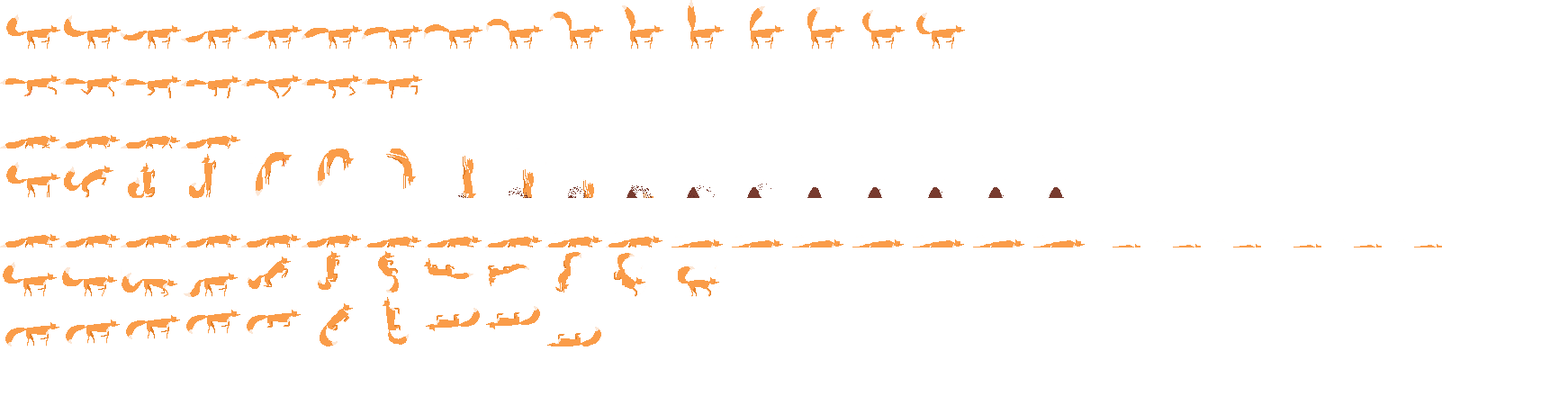
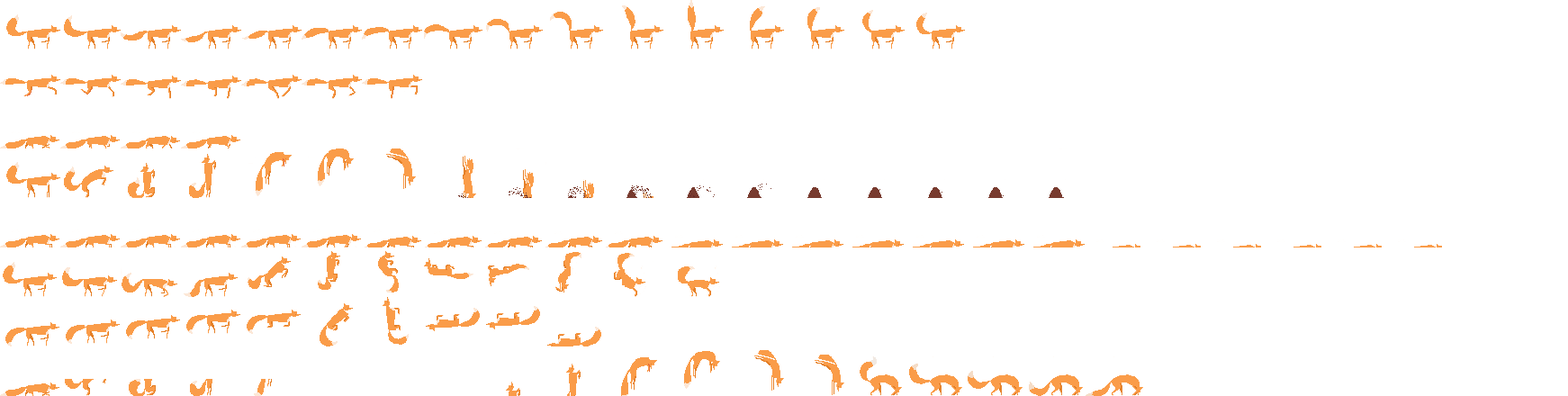
Layers edited between the first and the second 1568×396 image:
added group "Dig Down" with 21 layers above "BG" over [0, 350, 1144, 396]
added group "Above Ground" with 12 layers in group "Dig Down" over [505, 350, 1144, 396]
added layer "12" (5th of 5, in "Dig Down" › "Above Ground") in group "Above Ground" over [1085, 356, 1144, 396]
added layer "11" (5th of 5, in "Dig Down" › "Above Ground") in group "Above Ground" over [1028, 356, 1083, 396]
added layer "10" (6th of 6, in "Dig Down" › "Above Ground") in group "Above Ground" over [967, 356, 1023, 396]
added layer "9" (6th of 6, in "Dig Down" › "Above Ground") in group "Above Ground" over [909, 356, 963, 396]
added layer "8" (6th of 6, in "Dig Down" › "Above Ground") in group "Above Ground" over [859, 356, 902, 396]
added layer "7" (7th of 8, in "Dig Down" › "Above Ground") in group "Above Ground" over [814, 354, 845, 396]
added layer "6" (7th of 8, in "Dig Down" › "Above Ground") in group "Above Ground" over [754, 350, 784, 391]
added layer "5" (7th of 8, in "Dig Down" › "Above Ground") in group "Above Ground" over [684, 351, 721, 389]
added layer "4" (8th of 9, in "Dig Down" › "Above Ground") in group "Above Ground" over [621, 357, 658, 396]
added layer "3" (8th of 9, in "Dig Down" › "Above Ground") in group "Above Ground" over [566, 363, 581, 396]
added group "Underground" with 7 layers in group "Dig Down" over [0, 378, 272, 396]
added layer "5" (8th of 8, in "Dig Down" › "Underground") in group "Underground" over [253, 378, 272, 396]
added layer "4" (9th of 9, in "Dig Down" › "Underground") in group "Underground" over [189, 378, 213, 396]
added layer "3" (9th of 9, in "Dig Down" › "Underground") in group "Underground" over [128, 378, 156, 396]
added layer "2" (9th of 9, in "Dig Down" › "Underground") in group "Underground" over [64, 378, 107, 396]
added layer "1" (8th of 8, in "Dig Down" › "Underground") in group "Underground" over [0, 379, 60, 396]
…and 1 more changes (1 added)
